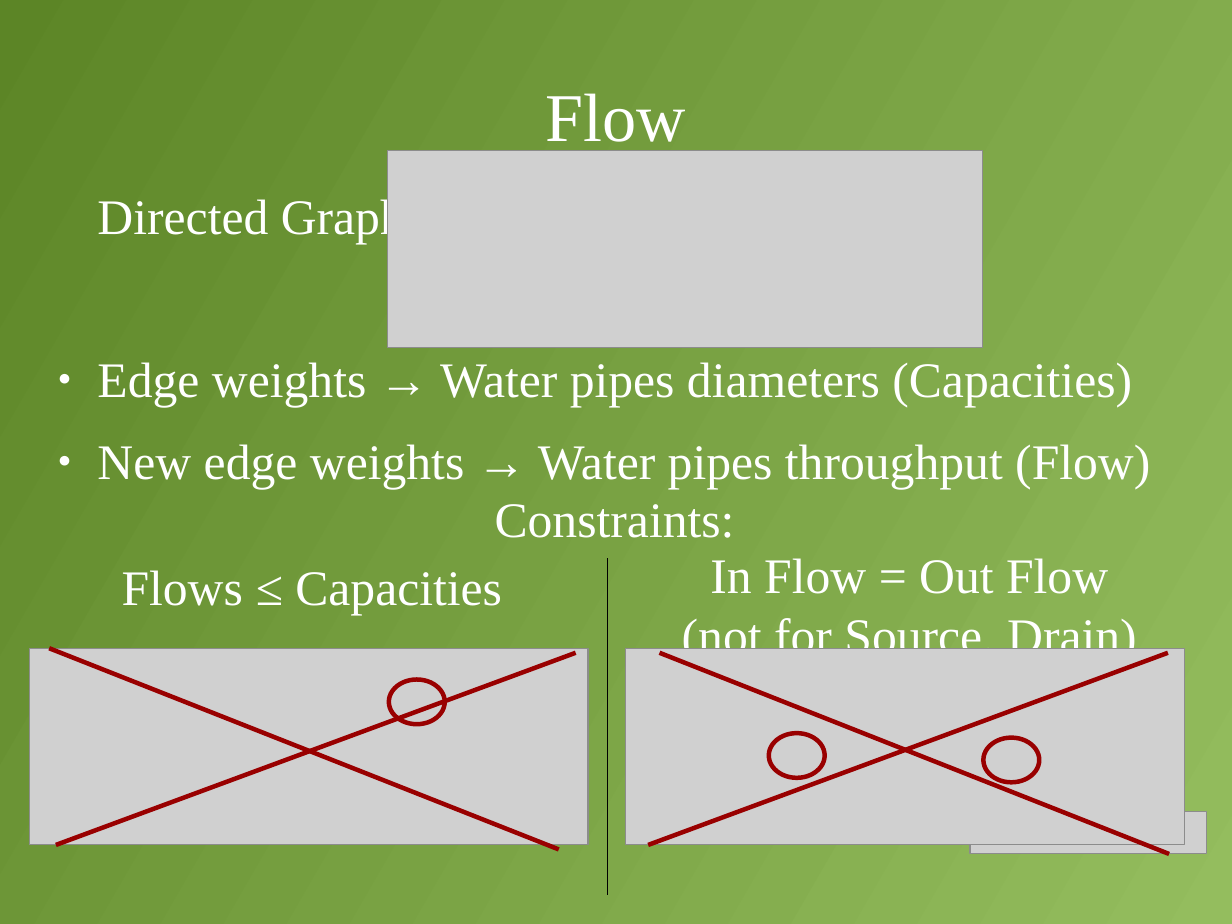
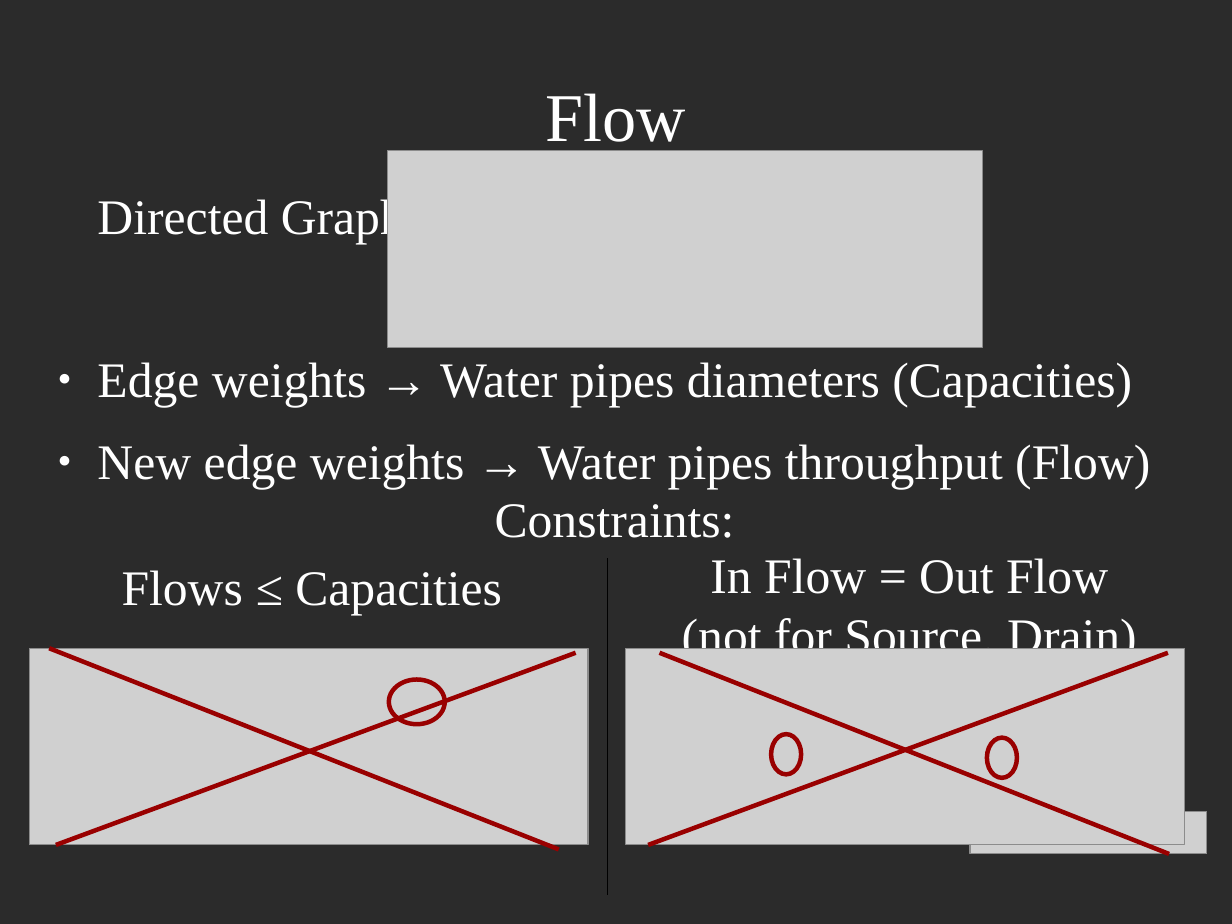
Before and after one commit to decrypto-org/TrustIsRisk, a slide deck: slide 14 of presentations/AtheCrypt10-1-2017/AtheCrypt10-1-2017.odp. Drawn at 1232x924 pixels with LibreOffice and Linux fonts; fonts in the diff are those of the drawing; grey boxes stand for pictures; background and template pictures are left out; a plain dark background stands for a picture behind light text. Boxes give left, top, right and bottom in pixels: in the first picture for what was removed or moved away, otherwise in the second. Text is boxed around its words. In the diff, an @@ line names an element or a change of style, - is before the commit and + after.

Commit message:
complete MaxFlow slide

```diff
--- a/presentations/AtheCrypt10-1-2017/AtheCrypt10-1-2017.odp
+++ b/presentations/AtheCrypt10-1-2017/AtheCrypt10-1-2017.odp
@@ background gradient #94BD5E to #5C8526 to picture (left out) @@
@@ ellipse: place and size @@
-ellipse at [769,733,825,778]
+ellipse at [771,735,802,775]
@@ ellipse: place and size @@
-ellipse at [984,738,1040,783]
+ellipse at [987,738,1017,778]
```
Also in this commit, not shown: 13 other slides changed, 1 slide added, 4 other files.
